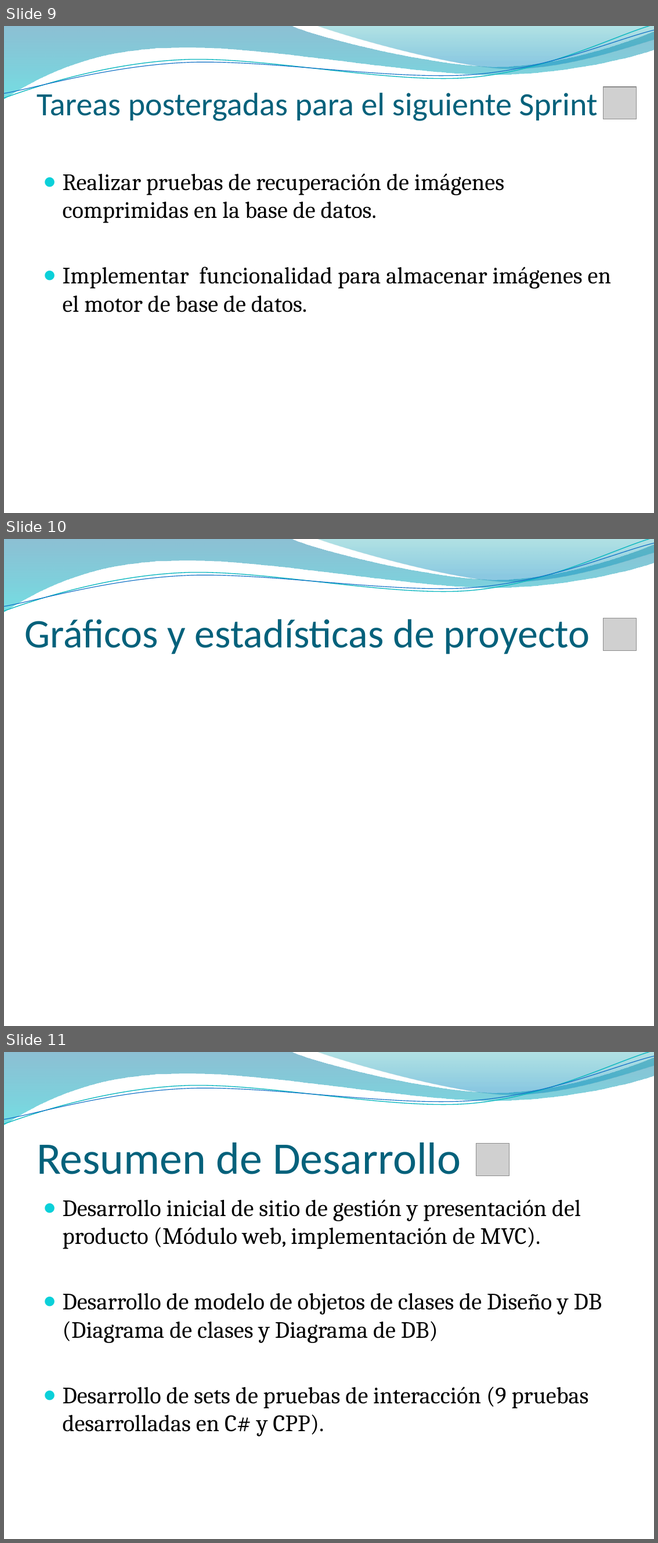
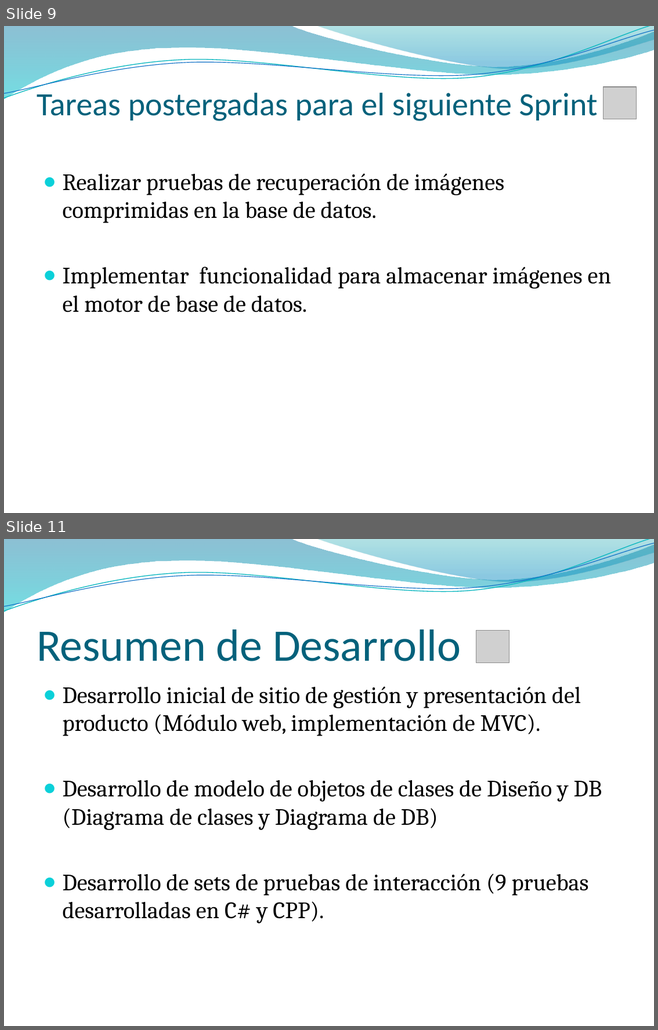
Before and after one commit to elcapo04/utn-frc-dlc-2011-liberal-peker, a slide deck: Proyecto final/SprintsDevelopment/Branch 02/DocumentosAEntregar/Sprint 02.pptx. Shown one above the other, each under a label of ours: slides 9, 10 and 11 before the commit, slides 9 and 11 after it; the slides between them are not shown. The pictures are 658x1543 and 658x1030 pixels, drawn with LibreOffice and Linux fonts; fonts in the diff are those of the drawing; grey boxes stand for pictures; background and template pictures are left out. Boxes give left, top, right and bottom in pixels: in the first picture for what was removed or moved away, otherwise in the second. Text is boxed around its words. In the diff, an @@ line names an element or a change of style, - is before the commit and + after.

```diff
--- a/Proyecto final/SprintsDevelopment/Branch 02/DocumentosAEntregar/Sprint 02.pptx
+++ b/Proyecto final/SprintsDevelopment/Branch 02/DocumentosAEntregar/Sprint 02.pptx
@@ slide 10 removed at [4, 539, 654, 1026], background picture (left out); not listed: 4 template elements that a slide beside it also shows @@
@@ title removed at [24, 619, 589, 654] @@
-Gráficos y estadísticas de proyecto
@@ picture removed at [603, 618, 636, 651] @@
```
Also in this commit, not shown: 1 slide changed, 1 slide added, 2 other files.
